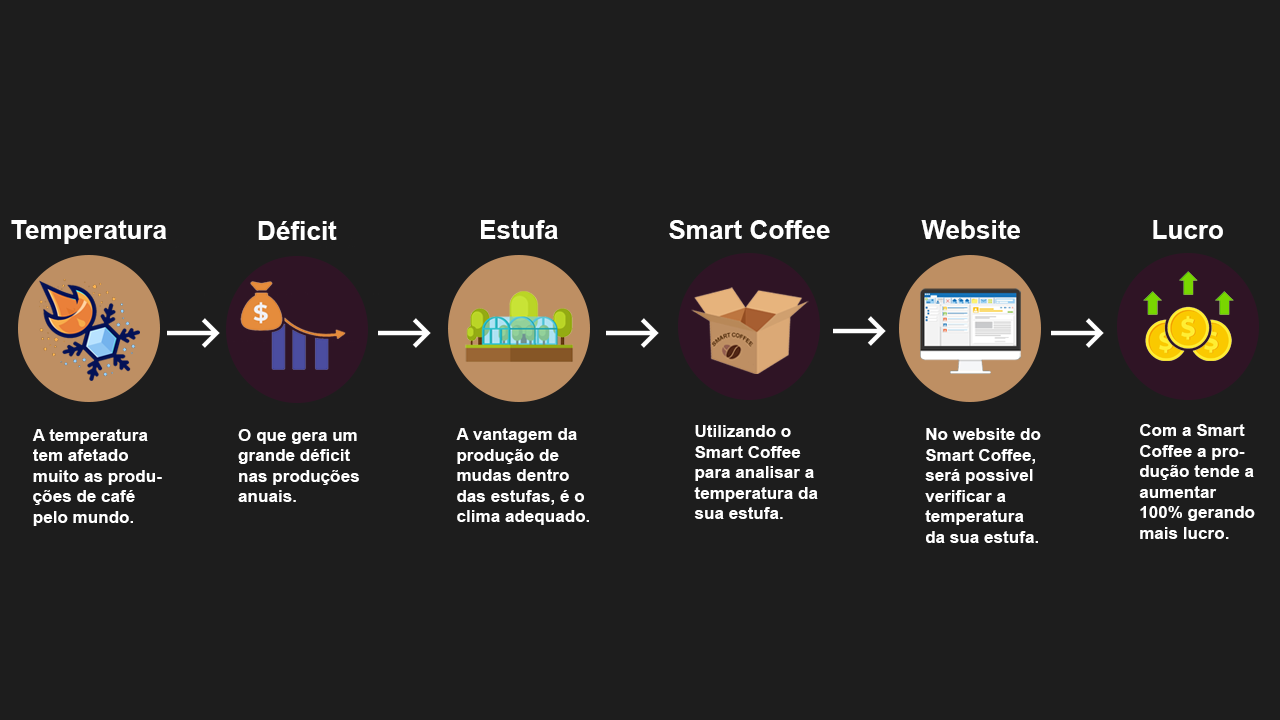
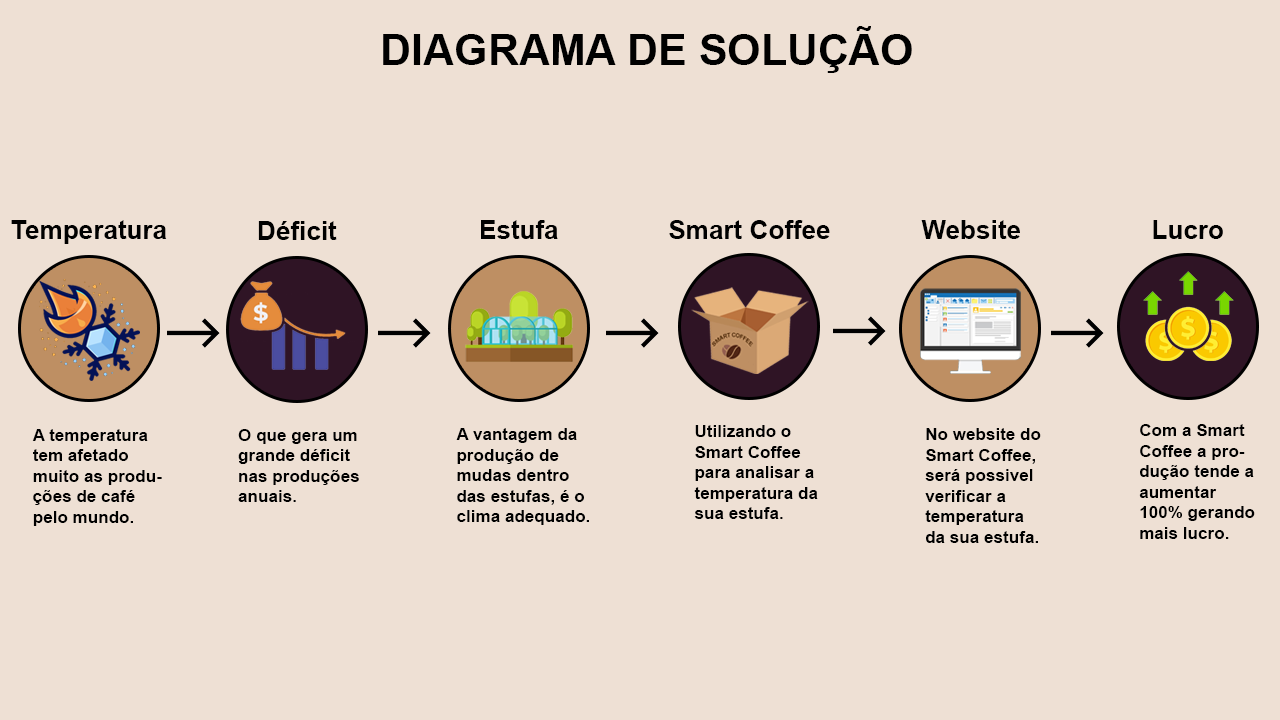
Before/after of a 1280×720 layered artwork. What changed in the layer stack:
added layer "DIAGRAMA DE SOLUÇÃO" above "Seta" over [383, 26, 912, 73]
painted on "A temperatura tem afetado muito as produções de café pelo mundo" over [32, 429, 162, 526]
painted on "Temperatura" over [11, 220, 167, 244]
painted on "Déficit" over [258, 221, 337, 240]
painted on "O que gera um grande déficit nas produções anuais." over [238, 429, 359, 502]
painted on "A vantagem da produção de mudas dentro das estufas, é o clima a" over [456, 428, 589, 525]
painted on "Estufa" over [481, 220, 558, 239]
painted on "Utilizando o Smart Coffee para analisar a temperatura da sua es" over [694, 425, 818, 519]
painted on "Smart Coffee" over [669, 220, 830, 239]
painted on "No website do Smart Coffee, será possivel verificar a temperatu" over [925, 428, 1041, 543]
painted on "Website" over [921, 220, 1020, 239]
painted on "Lucro" over [1153, 220, 1223, 239]
painted on "Com a Smart Coffee a produção tende a aumentar 100% gerando mai" over [1139, 424, 1255, 539]
painted on "Plano de Fundo" over [0, 0, 1280, 720]
